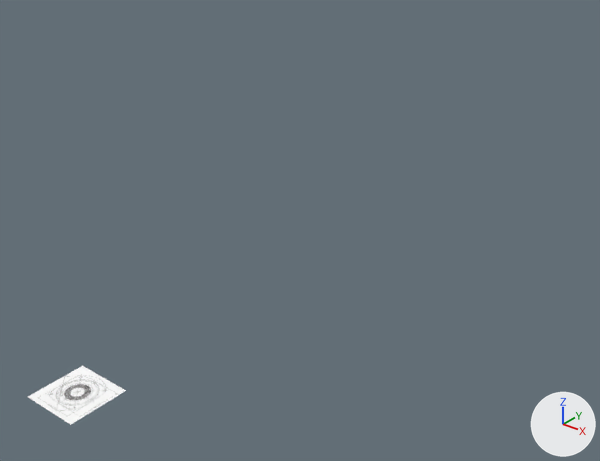
An edit to the Blender file speaker.blend, drawn before and after from the same camera.
Camera for both pictures: a 50 mm lens placed at (1.081, -0.707, 0.847), pointed at (0.305, 0.263, 0.245). The lights are fixed; the arrows at lower right show +X, +Y and +Z.
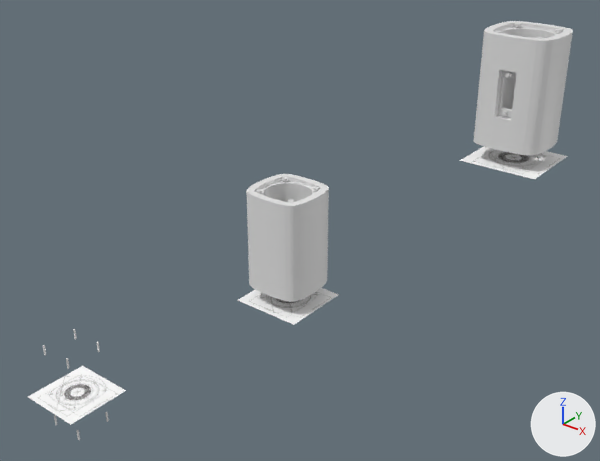
Location of each change, (x1, y1, x2, y2) in pixels of the pictures (600 x 461 px):
'Cylinder.002', added
    after: (474, 21, 573, 155)
'Cylinder.001', added
    after: (246, 174, 329, 302)
'Plane.002', added
    after: (460, 146, 568, 179)
'Plane.001', added
    after: (238, 288, 339, 325)
'screw', added
    after: (43, 329, 109, 440)
'screwcap', added
    after: (256, 177, 319, 202)
'screwcap.001', added
    after: (495, 23, 562, 39)
'Cylinder.004', added
    after: (501, 72, 511, 117)

The change, as a diff of the scene's bpy script:
```diff
--- a/speaker.blend.py
+++ b/speaker.blend.py
@@ ob_cylinder_004 @@
+ob_cylinder_004 = bpy.data.objects.new('Cylinder.004', me_cylinder_010)  # 128 vertices, 128 faces; spans x -0.00439..0.00439, y -0.05382..-0.0518, z 0.02511..0.03388; modifiers MIRROR
+ob_cylinder_004.location = (0.575, 0.465, 0.492)
@@ ob_screwcap_001 @@
+ob_screwcap_001 = bpy.data.objects.new('screwcap.001', me_cylinder_007)  # 48 vertices, 48 faces; spans x -19.82..-14.73, y 14.76..19.86, z 8.13..8.53; modifiers MIRROR
+ob_screwcap_001.location = (0.575, 0.465, 0.492)
+ob_screwcap_001.scale = (0.0019, 0.0019, 0.01)
@@ ob_cylinder_002 @@
+ob_cylinder_002 = bpy.data.objects.new('Cylinder.002', me_cylinder_005)  # 136 vertices, 134 faces; spans x -0.439..0.0, y 0.0..0.428, z 0.0..0.653; modifiers MIRROR, BOOLEAN
+ob_cylinder_002.location = (0.575, 0.465, 0.492)
+ob_cylinder_002.scale = (0.131, 0.131, 0.131)
@@ ob_terminal_cutout @@
+ob_terminal_cutout = bpy.data.objects.new('terminal_cutout', me_cube_001)  # 36 vertices, 34 faces; spans x -1.03..1.03, y -1.08..1.08, z -0.79..0.52
+ob_terminal_cutout.location = (0.575, 0.418, 0.492)
+ob_terminal_cutout.rotation_euler = (1.571, 1.571, 0.0)  # degrees (90, 90, 0)
+ob_terminal_cutout.scale = (0.035, 0.0125, 0.02)
@@ ob_plane_002 @@
+ob_plane_002 = bpy.data.objects.new('Plane.002', me_plane.copy())  # the mesh of ob_plane
+ob_plane_002.location = (0.577, 0.461, 0.379)
+ob_plane_002.scale = (0.0624, 0.0616, 0.131)
@@ ob_screwcap @@
+ob_screwcap = bpy.data.objects.new('screwcap', me_cylinder_004)  # 48 vertices, 48 faces; spans x -19.82..-14.73, y 14.76..19.86, z 8.13..8.53; modifiers MIRROR
+ob_screwcap.location = (0.293, 0.247, 0.236)
+ob_screwcap.scale = (0.0019, 0.0019, 0.01)
@@ ob_cylinder_001 @@
+ob_cylinder_001 = bpy.data.objects.new('Cylinder.001', me_cylinder_005.copy())  # modifiers MIRROR
+ob_cylinder_001.location = (0.293, 0.247, 0.236)
+ob_cylinder_001.scale = (0.131, 0.131, 0.131)
@@ ob_plane_001 @@
+ob_plane_001 = bpy.data.objects.new('Plane.001', me_plane.copy())  # the mesh of ob_plane
+ob_plane_001.location = (0.296, 0.243, 0.123)
+ob_plane_001.scale = (0.0624, 0.0616, 0.131)
@@ ob_screw @@
+ob_screw = bpy.data.objects.new('screw', me_cylinder_001)  # a 12-sided cylinder along z spanning x -18.28..-16.28, y 16.31..18.31, z 6.71..8.71; modifiers MIRROR
+ob_screw.location = (-0.004, 0.004, -0.059)
+ob_screw.scale = (0.0019, 0.0019, 0.01)
```
